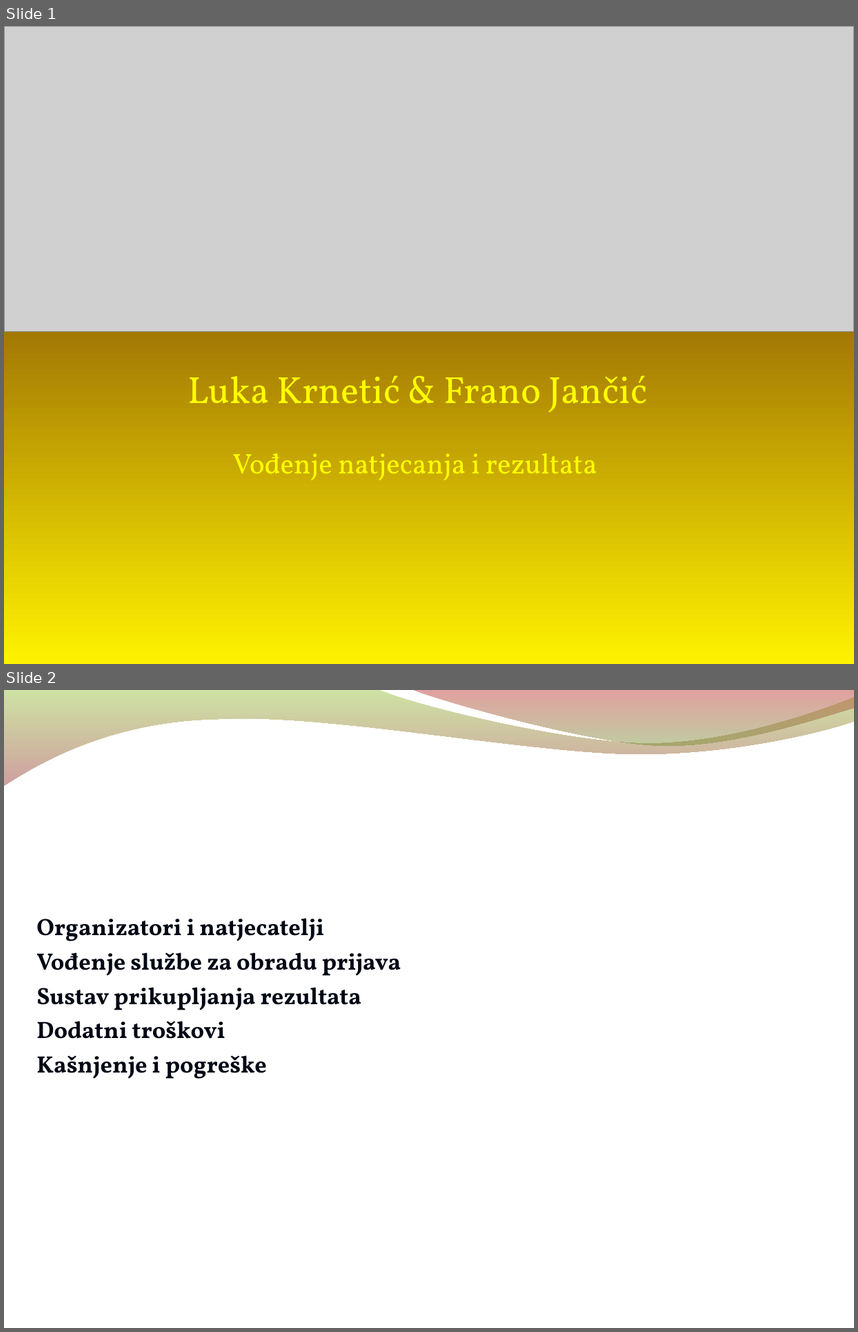
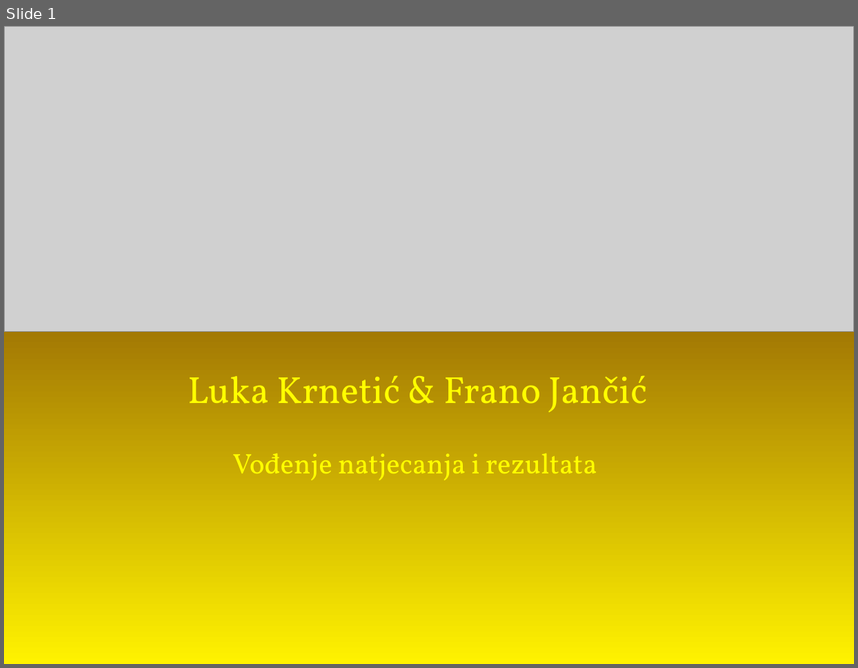
Before and after one commit to vidra74/Futura, a slide deck: Prezentacija/Demo_prosinac2014/Finale_liveScorer.odp. Shown one above the other, each under a label of ours: slides 1 and 2 before the commit, slide 1 after it. The pictures are 858x1332 and 858x668 pixels, drawn with LibreOffice and Linux fonts; fonts in the diff are those of the drawing; grey boxes stand for pictures; background and template pictures are left out. Boxes give left, top, right and bottom in pixels: in the first picture for what was removed or moved away, otherwise in the second. Text is boxed around its words. In the diff, an @@ line names an element or a change of style, - is before the commit and + after.

```diff
--- a/Prezentacija/Demo_prosinac2014/Finale_liveScorer.odp
+++ b/Prezentacija/Demo_prosinac2014/Finale_liveScorer.odp
@@ slide 2 removed at [4,690,854,1328], background picture (left out); not listed: 2 template elements that a slide beside it also shows @@
@@ text removed at [36,918,401,1078] @@
-Organizatori i natjecatelji
-Vođenje službe za obradu prijava
-Sustav prikupljanja rezultata
-Dodatni troškovi
-Kašnjenje i pogreške
```
Also in this commit, not shown: 7 slides added, 6 other slides removed, 11 other files.
